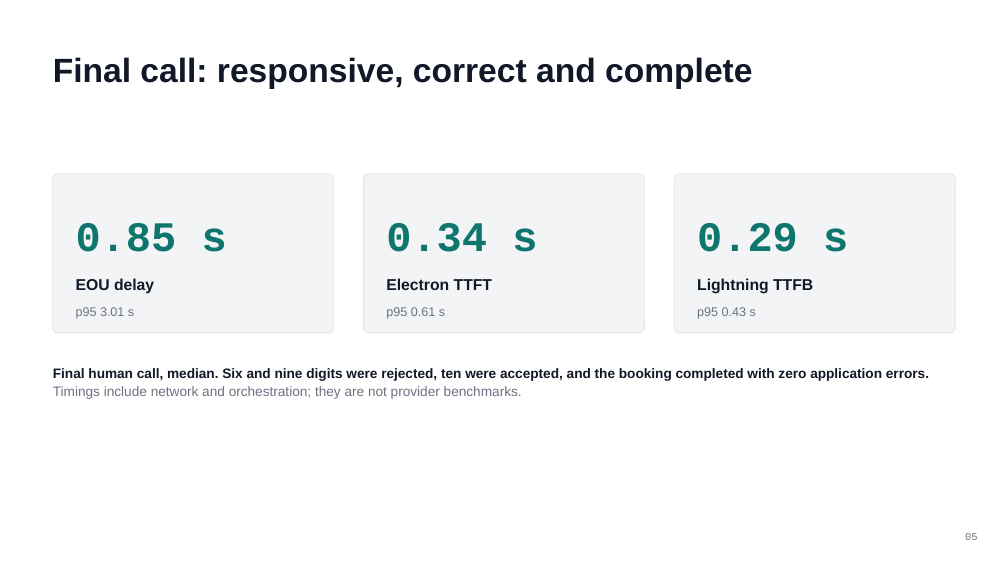
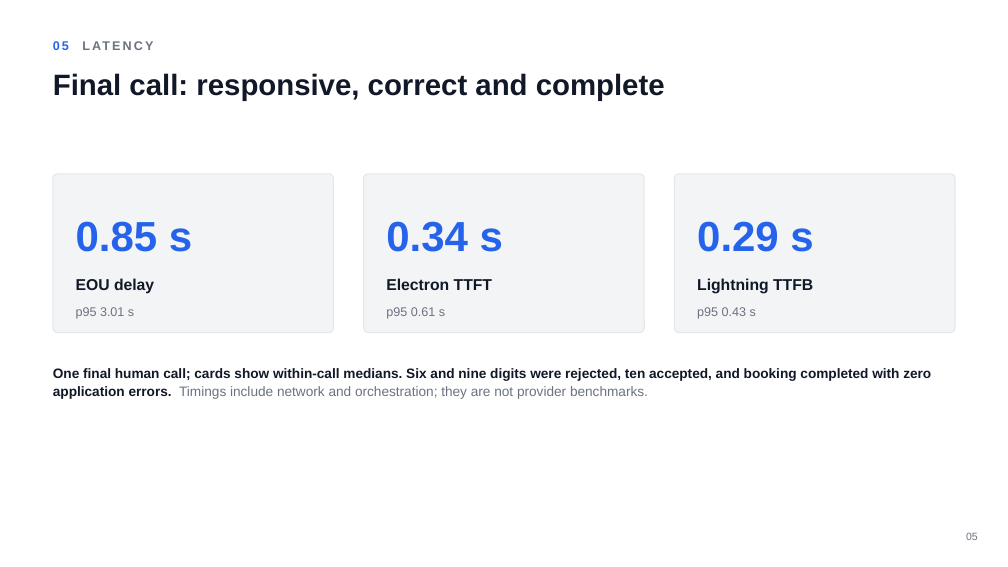
Before and after one commit to Akshita-Garg/voice-agent-eval, a slide deck: slide 6 of Smallest_Voice_Agent_Report.pptx (slide 5 before the commit). Drawn at 1008x567 pixels with LibreOffice and Linux fonts; fonts in the diff are those of the drawing. Boxes give left, top, right and bottom in pixels: in the first picture for what was removed or moved away, otherwise in the second. Text is boxed around its words. In the diff, an @@ line names an element or a change of style, - is before the commit and + after.

Commit message:
chore: finalize voice agent assignment

```diff
--- a/Smallest_Voice_Agent_Report.pptx
+++ b/Smallest_Voice_Agent_Report.pptx
@@ text added at (x1=53, y1=41, x2=69, y2=50), 12 pt, text #6B7280, bold @@
+05 LATENCY
@@ text "Final call: responsive, correct and ..." moved from (x1=53, y1=57, x2=752, y2=89) to (x1=53, y1=73, x2=665, y2=101) @@
@@ text "Final call: responsive, correct and ..." at (x1=53, y1=73, x2=665, y2=101): size 32 to 28 pt; vertical alignment middle to top @@
@@ font Courier New to Arial, text colour #0F766E to #2563EB in 3 elements at (x1=76, y1=221, x2=192, y2=252), (x1=386, y1=221, x2=503, y2=252), (x1=697, y1=221, x2=813, y2=252) @@
@@ text at (x1=53, y1=368, x2=931, y2=399): text changed @@
-Final human call, median. Six and nine digits were rejected, ten were accepted, and the booking completed with zero application errors. Timings include network and orchestration; they are not provider benchmarks.
+One final human call; cards show within-call medians. Six and nine digits were rejected, ten accepted, and booking completed with zero application errors. Timings include network and orchestration; they are not provider benchmarks.
@@ text "05" at (x1=966, y1=533, x2=978, y2=540): font Courier New to Arial @@
```
Also in this commit, not shown: 8 other slides changed, 13 other files.
